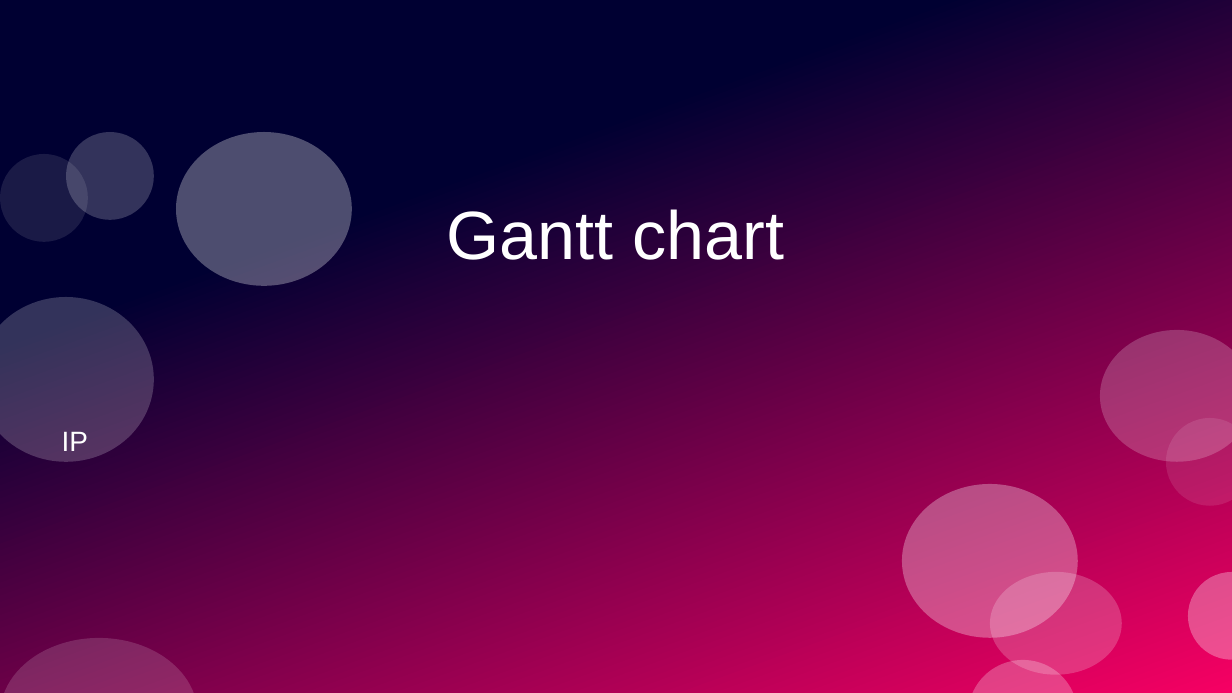
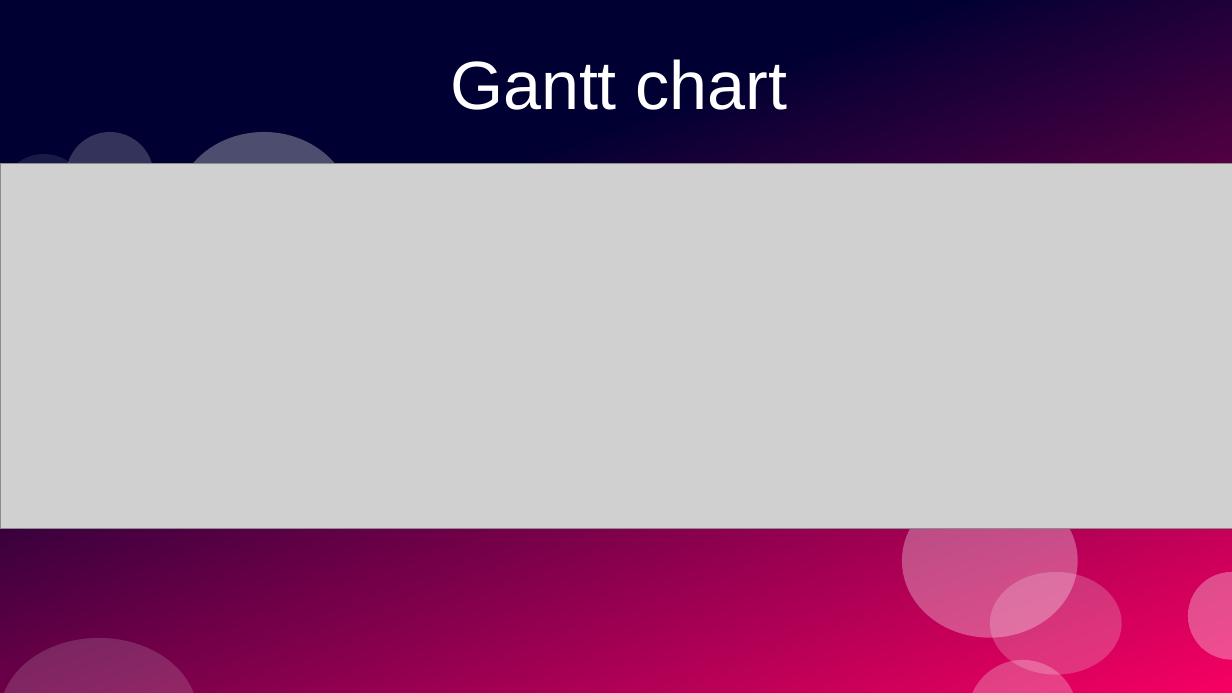
Before and after one commit to PrototypeProto/COP_4331_Small-Project, a slide deck: slide 7 of Pres.pptx. Drawn at 1232x693 pixels with LibreOffice and Linux fonts; fonts in the diff are those of the drawing; grey boxes stand for pictures. Boxes give left, top, right and bottom in pixels: in the first picture for what was removed or moved away, otherwise in the second. Text is boxed around its words. In the diff, an @@ line names an element or a change of style, - is before the commit and + after.

Commit message:
added tmp gantt to pres

```diff
--- a/Pres.pptx
+++ b/Pres.pptx
@@ title "Gantt chart": place and size @@
-title "Gantt chart" at [447, 209, 785, 260]
+title "Gantt chart" at [450, 59, 788, 110]
@@ picture added at [0, 163, 1232, 529] @@
@@ subtitle removed at [62, 431, 88, 451] @@
-IP
```
Also in this commit, not shown: 2 other slides changed, 1 other file.
